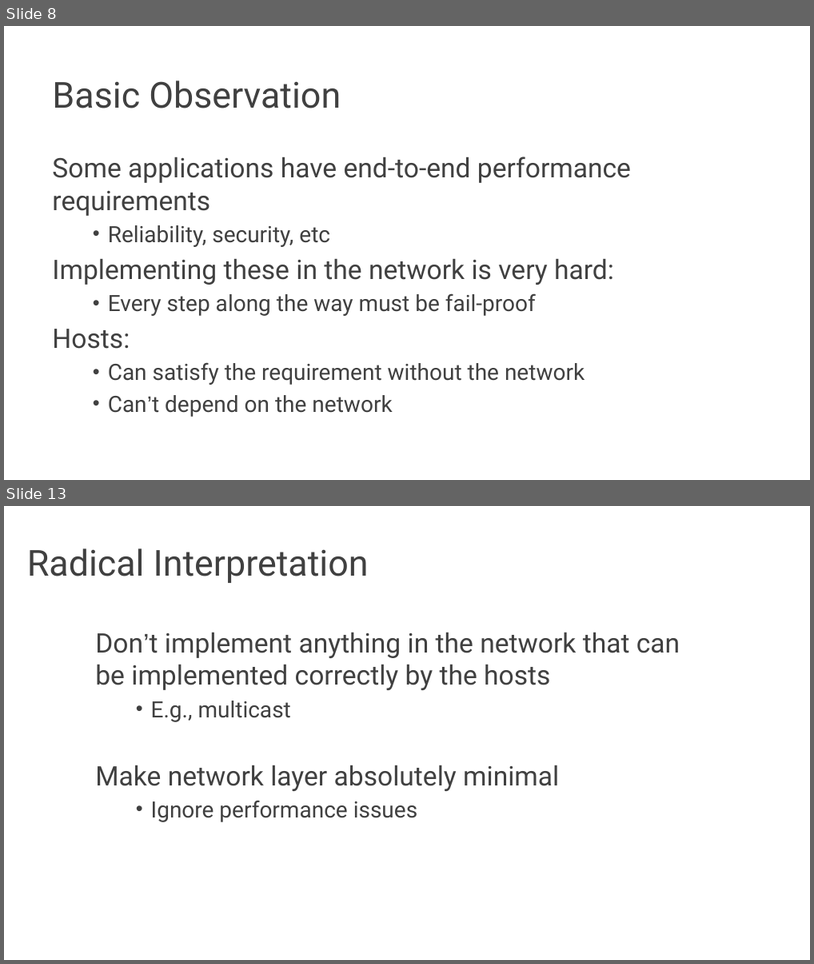
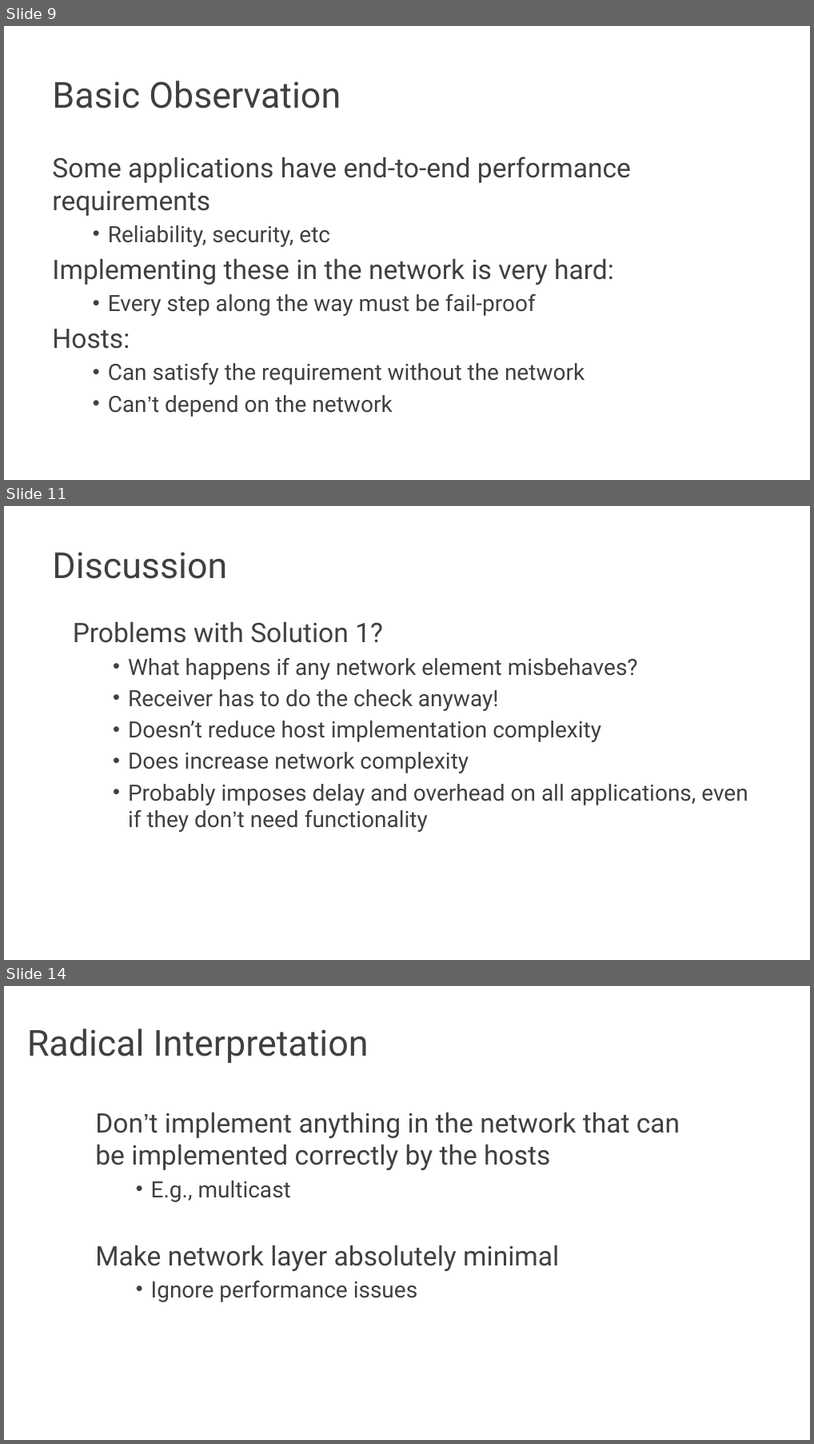
Before and after one commit to audreyccheng/cs262a-spring2025, a slide deck: notes/04-e2e-projects.pptx. Shown one above the other, each under a label of ours: slides 8 and 13 before the commit, slides 9, 11 and 14 after it; the slides between them are not shown. The pictures are 814x964 and 814x1444 pixels, drawn with LibreOffice and Linux fonts; fonts in the diff are those of the drawing. Boxes give left, top, right and bottom in pixels: in the first picture for what was removed or moved away, otherwise in the second. Text is boxed around its words. In the diff, an @@ line names an element or a change of style, - is before the commit and + after.

```diff
--- a/notes/04-e2e-projects.pptx
+++ b/notes/04-e2e-projects.pptx
@@ slide 11 added at bbox=[4, 506, 810, 960], background #FFFFFF @@
@@ title added at bbox=[52, 552, 227, 579], 32 pt, text #404040 @@
+Discussion
@@ text added at bbox=[73, 622, 748, 832], 20 pt, text #404040 @@
+Problems with Solution 1?
+  • What happens if any network element misbehaves?
+  • Receiver has to do the check anyway!
+  • Doesn’t reduce host implementation complexity
+  • Does increase network complexity
+  • Probably imposes delay and overhead on all applications, even if they don’t need functionality
@@ what was slide 8 is now slide 9 @@
@@ what was slide 13 is now slide 14 @@
```
Also in this commit, not shown: 11 slides changed, 7 other slides added, 49 slides removed, 1 other file.
